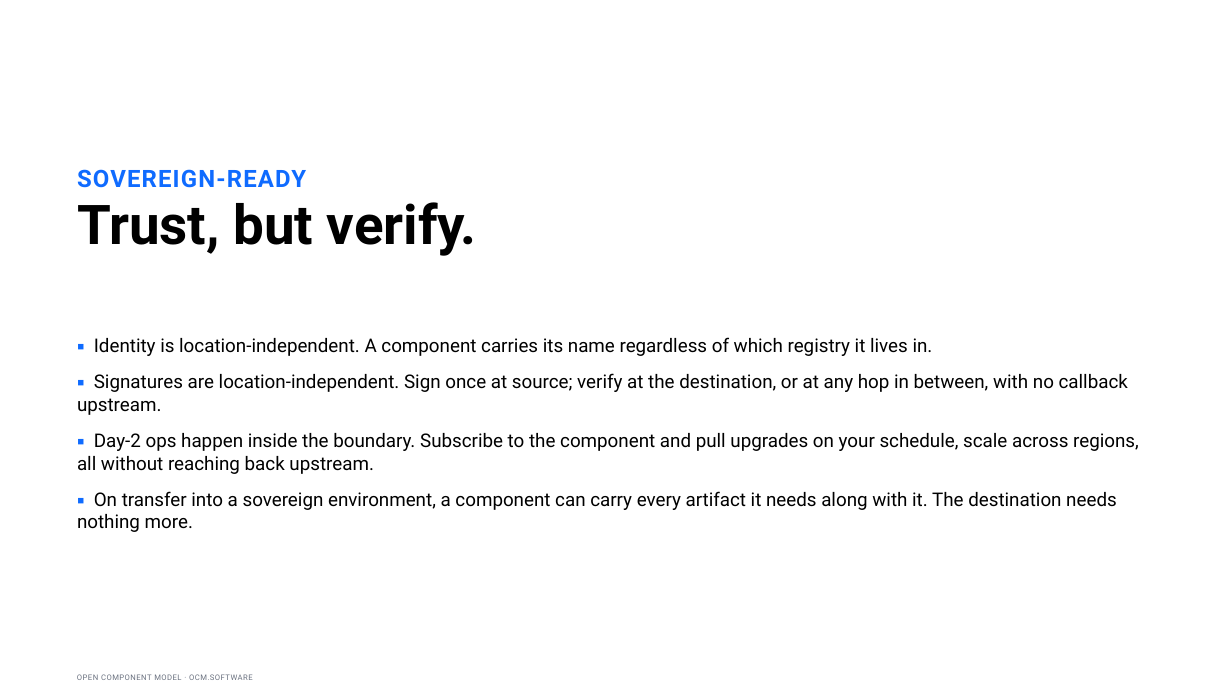
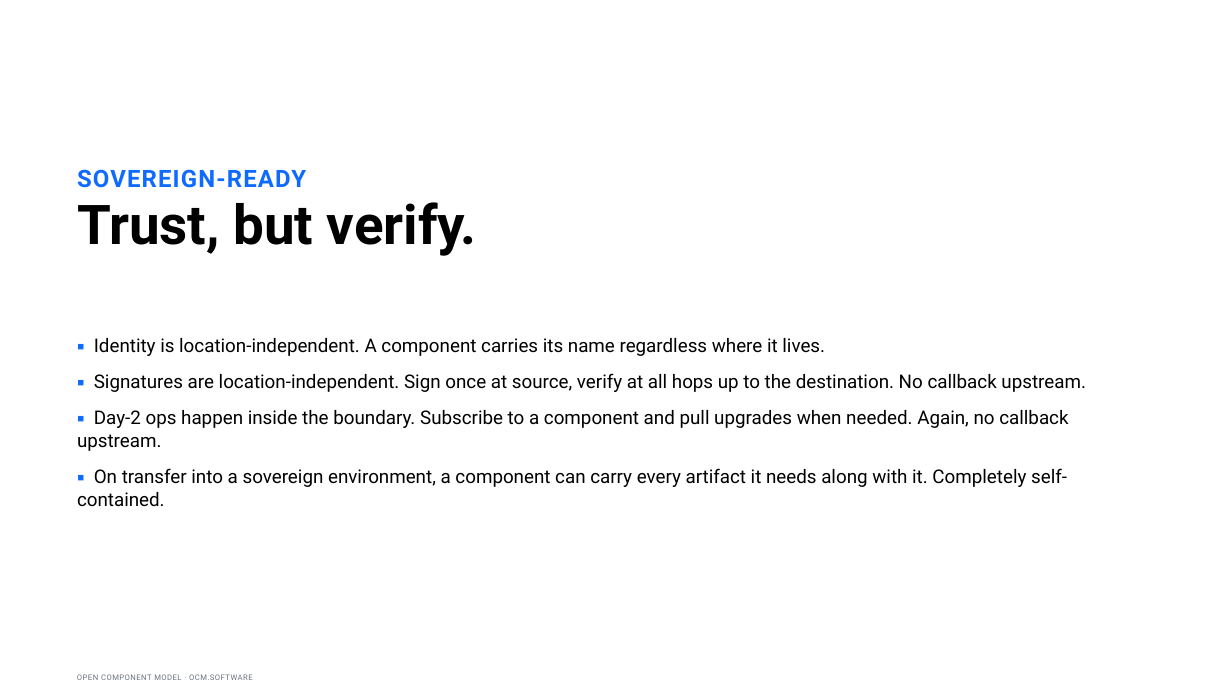
Before and after one commit to morri-son/open-component-model, a slide deck: slide 8 of docs/community/marketing/decks/exec-phase1/OCM-Sovereign-Delivery-Internal-Sponsor.pptx. Drawn at 1232x693 pixels with LibreOffice and Linux fonts; fonts in the diff are those of the drawing. Boxes give left, top, right and bottom in pixels: in the first picture for what was removed or moved away, otherwise in the second. Text is boxed around its words. In the diff, an @@ line names an element or a change of style, - is before the commit and + after.

```diff
--- a/docs/community/marketing/decks/exec-phase1/OCM-Sovereign-Delivery-Internal-Sponsor.pptx
+++ b/docs/community/marketing/decks/exec-phase1/OCM-Sovereign-Delivery-Internal-Sponsor.pptx
@@ text at (77, 338, 1086, 507): text changed @@
-▪ Identity is location-independent. A component carries its name regardless of which registry it lives in.
-▪ Signatures are location-independent. Sign once at source; verify at the destination, or at any hop in between, with no callback upstream.
-▪ Day-2 ops happen inside the boundary. Subscribe to the component and pull upgrades on your schedule, scale across regions, all without reaching back upstream.
-▪ On transfer into a sovereign environment, a component can carry every artifact it needs along with it. The destination needs nothing more.
+▪ Identity is location-independent. A component carries its name regardless where it lives.
+▪ Signatures are location-independent. Sign once at source, verify at all hops up to the destination. No callback upstream.
+▪ Day-2 ops happen inside the boundary. Subscribe to a component and pull upgrades when needed. Again, no callback upstream.
+▪ On transfer into a sovereign environment, a component can carry every artifact it needs along with it. Completely self-contained.
```
Also in this commit, not shown: 9 other slides changed, 16 other files.
